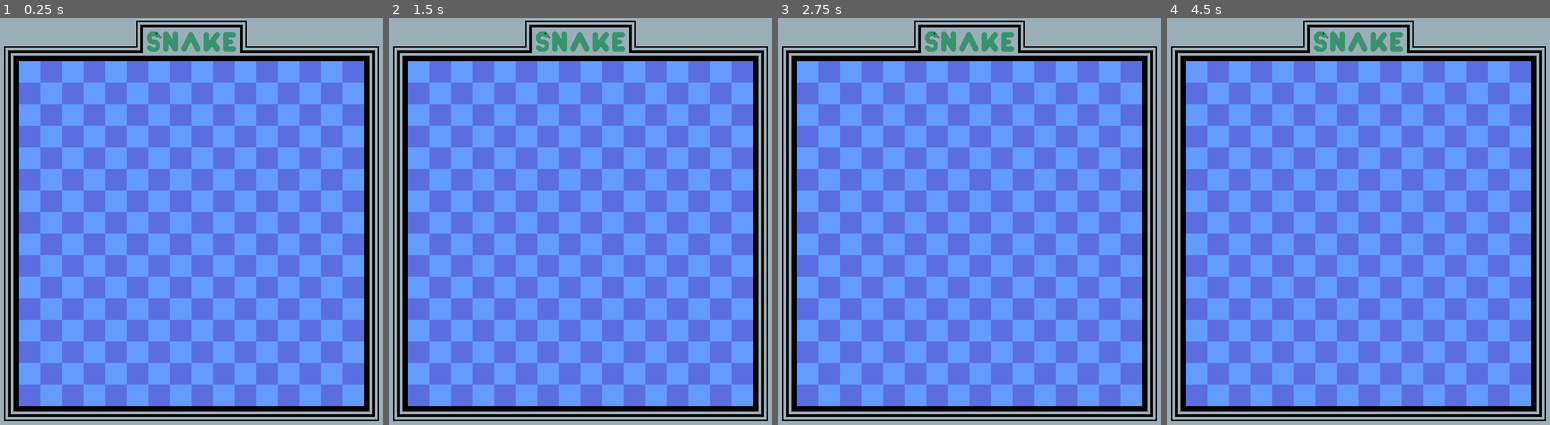
Above: before the commit, frames 1-4 (left to right).
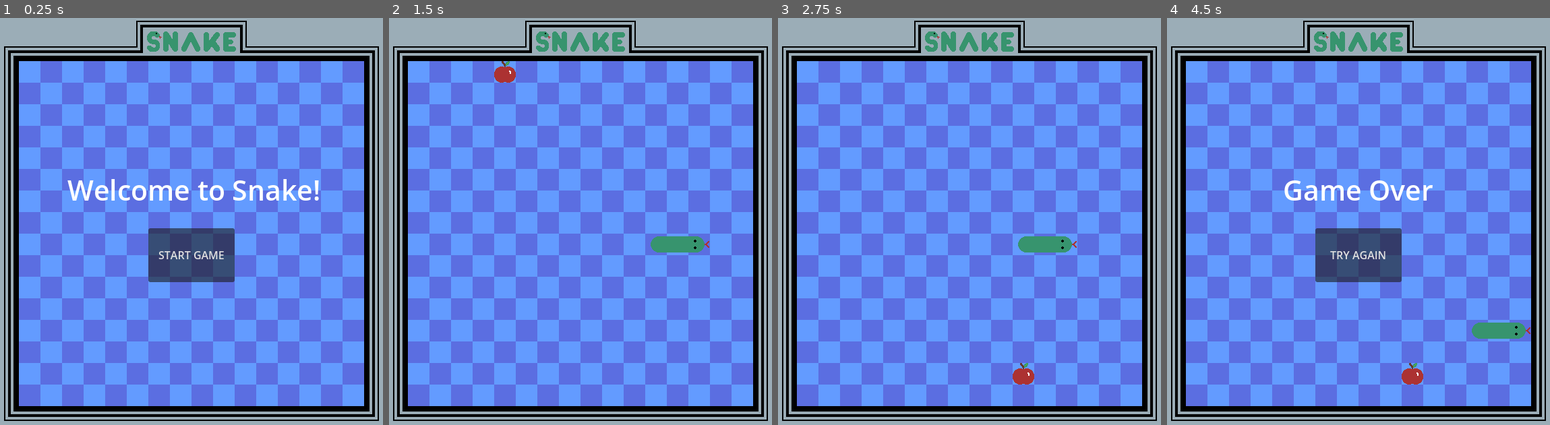
Above: after the commit, the same moments.

Repository: conor-wilson/snake
Game: Godot game, scene res://scenes/main.tscn
Same seed, same stepped clock (60 frames per second), same inputs: the game is played once before the commit and once after it.
Inputs (mouse positions are in pixels of both pictures, inside the frame that each line leads up to):
- Up to frame 1 (0.25 s): no input
- Up to frame 2 (1.5 s): click (580, 254) at 0.5 s, where only the run after the commit has a clickable "START GAME"; hold Right (move_right) from 1.28 s (still down)
- Up to frame 3 (2.75 s): release Right (move_right) at 2 s; click (969, 254) at 2 s, where only the run after the commit has a clickable "TRY AGAIN"
- Up to frame 4 (4.5 s): hold Down (move_down) 2.78-3.53 s; hold Right (move_right) 3.53-4.28 s; hold Up (move_up) from 4.28 s (still down)

The runs differ from the first frame. In frame 1, 4.2% of the frame differs, in the area x 17-84%, y 39-65%; in frame 2, 0.7%; in frame 3, 0.7%; in frame 4, 4.4%, in the area x 30-95%, y 39-91%.

Commit message:
Refactored main scene root node to be of type Node

Diff:
--- a/scenes/main.gd
+++ b/scenes/main.gd
@@ -1,4 +1,4 @@
-extends Node2D
+extends Node
 
 enum GameState {START_MENU, PLAY, PAUSE, GAME_OVER}
 var game_state : GameState
